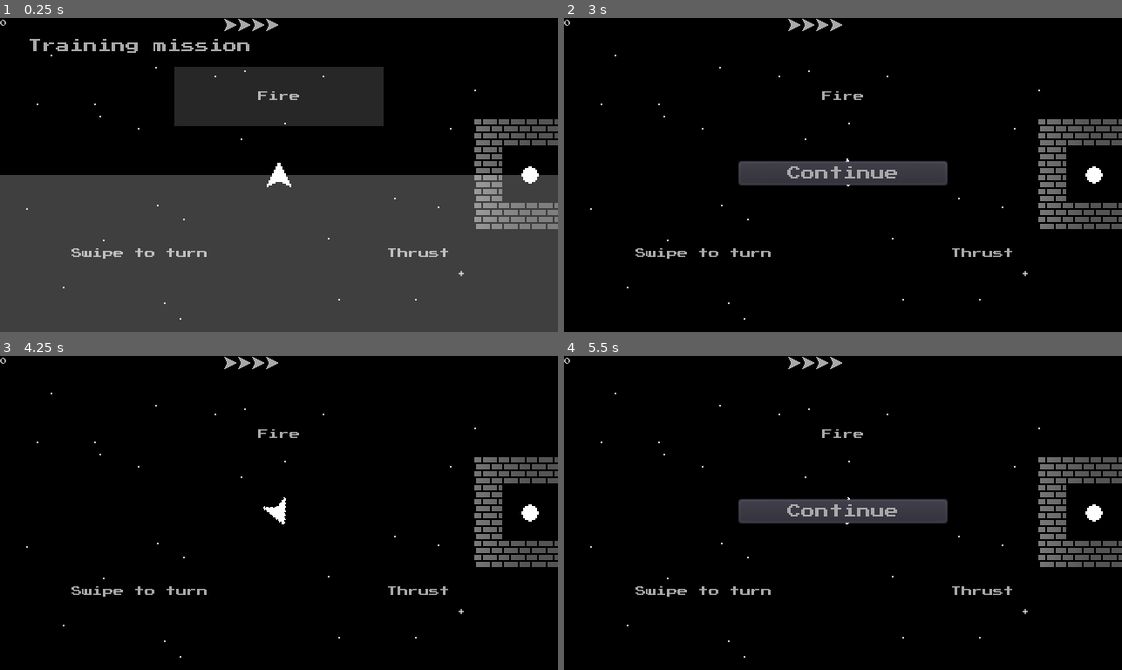
Above: before the commit, frames 1-4 (two rows, left to right).
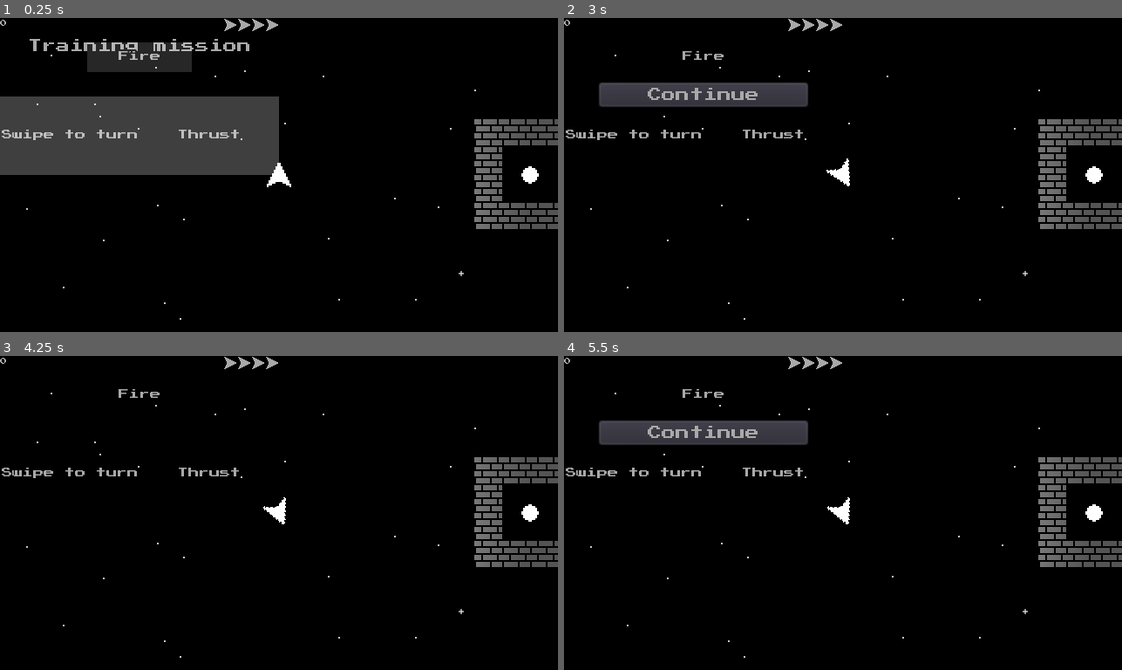
Above: after the commit, the same moments.

Repository: gerald1248/hollows-ng
Game: Godot game, scene res://scenes/main.tscn
Two runs of this game, one before a commit and one after it. Both use one fixed random seed, a clock stepped at 60 frames per second and the inputs below. This scene is started directly instead of the project's main scene.
Inputs (mouse positions are in pixels of both pictures, inside the frame that each line leads up to):
- Up to frame 1 (0.25 s): no input
- Up to frame 2 (3 s): move the mouse to (965, 159) at 0.52 s; hold Right (ui_right) 0.53-1.25 s; hold P 0.53-1.25 s; click (965, 159) at 0.67 s; tap Space at 0.77 s; click "Continue" at 1.25 s; tap Enter at 2 s; drag from (731, 190) to (1055, 134) at 2.02 s; move the mouse to (898, 105) at 2.77 s; hold Right (ui_right) from 2.78 s (still down); hold P from 2.78 s (still down)
- Up to frame 3 (4.25 s): release Right (ui_right) at 3.5 s; release P at 3.5 s; click "Continue" at 3.5 s
- Up to frame 4 (5.5 s): tap Space at 4.25, 5.27 s; drag from (815, 575) to (1077, 472) at 4.27 s; tap Enter at 5 s; move the mouse to (1010, 560) at 5.02 s; hold Left (ui_left) from 5.03 s (still down); hold P from 5.03 s (still down)

The runs differ from the first frame. In frame 1, 67% of the frame differs, in the area x 0-100%, y 7-100%; in frame 2, 6.7%; in frame 3, 0.9%; in frame 4, 6.7%.

Commit message:
fixed layout for iPad

Diff:
--- a/scenes/splash.tscn
+++ b/scenes/splash.tscn
@@ -1,11 +1,12 @@
-[gd_scene load_steps=13 format=2]
+[gd_scene load_steps=14 format=2]
 
 [ext_resource path="res://scripts/splash.gd" type="Script" id=1]
 [ext_resource path="res://fonts/PressStart2P.ttf" type="DynamicFontData" id=2]
 [ext_resource path="res://scripts/title.gd" type="Script" id=3]
 [ext_resource path="res://sprites/ship.png" type="Texture" id=4]
-[ext_resource path="res://sprites/weight.png" type="Texture" id=5]
-[ext_resource path="res://sprites/starfield512x512.png" type="Texture" id=6]
+[ext_resource path="res://sprites/light.png" type="Texture" id=5]
+[ext_resource path="res://sprites/weight.png" type="Texture" id=6]
+[ext_resource path="res://sprites/starfield512x512.png" type="Texture" id=7]
 
 [sub_resource type="DynamicFont" id=1]
 font_data = ExtResource( 2 )
@@ -71,8 +72,12 @@
 texture = ExtResource( 4 )
 vframes = 2
 
+[node name="Light2D" type="Light2D" parent="vbox/hbox_player/player"]
+texture = ExtResource( 5 )
+texture_scale = 0.13
+
 [node name="weight" type="Sprite" parent="vbox/hbox_player"]
-texture = ExtResource( 5 )
+texture = ExtResource( 6 )
 vframes = 2
 
 [node name="hbox_start" type="HBoxContainer" parent="vbox"]
@@ -85,7 +90,7 @@
 margin_left = 115.0
 margin_right = 205.0
 margin_bottom = 14.0
-rect_min_size = Vector2( 90, 0 )
+rect_min_size = Vector2( 90, 14 )
 custom_fonts/font = SubResource( 2 )
 custom_colors/font_color = Color( 0.666667, 0.666667, 0.666667, 1 )
 text = "Start"
@@ -101,7 +106,7 @@
 margin_left = 15.0
 margin_right = 105.0
 margin_bottom = 12.0
-rect_min_size = Vector2( 90, 0 )
+rect_min_size = Vector2( 90, 12 )
 custom_fonts/font = SubResource( 3 )
 custom_colors/font_color = Color( 0.666667, 0.666667, 0.666667, 1 )
 text = "FX ON"
@@ -119,7 +124,7 @@
 margin_left = 215.0
 margin_right = 305.0
 margin_bottom = 12.0
-rect_min_size = Vector2( 90, 0 )
+rect_min_size = Vector2( 90, 12 )
 custom_fonts/font = SubResource( 5 )
 custom_colors/font_color = Color( 0.666667, 0.666667, 0.666667, 1 )
 text = "Skip training"
--- a/scripts/global.gd
+++ b/scripts/global.gd
@@ -11,11 +11,29 @@
 var music = false
 var score = 0
 var highscore = 0
+var safe_area
+var safe_area_position
+var safe_area_size
 var viewport_size
+var is_ipad
 
 func _ready():
 	load_config()
 	set_music(music)
+	safe_area = OS.get_window_safe_area()
+	safe_area_position = Vector2(safe_area.position.x/4, safe_area.position.y/4)
+	safe_area_size = Vector2(safe_area.size.x/4, safe_area.size.y/4)
+	viewport_size = Vector2(OS.window_size.x/4, OS.window_size.y/4)
+
+	# iPad requires an exception for custom drawing
+	# TODO: check if later versions report OS name as iPad OS?
+	is_ipad = OS.get_name() == "iOS" && viewport_size.x/viewport_size.y < 1.34
+
+	# adjust for devices with base width * 1.5 and up
+	# always apply on iOS
+	if viewport_size.x > 480 || OS.get_name() == "iOS":
+		safe_area_size = Vector2(320, 180)
+		viewport_size = Vector2(320 + safe_area_position.x, 240 if is_ipad else 180)
 
 func load_config():
 	var file = File.new()
--- a/scripts/hud.gd
+++ b/scripts/hud.gd
@@ -25,37 +25,44 @@
 		get_node("training-thrust-rect").show()
 		get_node("training-animation").play("training")
 
-	var area = OS.get_window_safe_area()
-	$vbox.rect_position = Vector2(area.position.x/4, area.position.y/4)
-	$vbox.rect_size = Vector2(area.size.x/4, area.size.y/4)
+	$vbox.rect_position = global.safe_area_position
+	$vbox.rect_size = global.safe_area_size
 
 func layout(viewport):
-	pass
-#	$alert.rect_size.x = viewport.x
-#	$player01.transform.origin.x = viewport.x - 4
-#	$player02.transform.origin.x = viewport.x - 12
-#	$player03.transform.origin.x = viewport.x - 20
-#	$player04.transform.origin.x = viewport.x - 28
-#	$"training-fire".rect_size.x = viewport.x
-#	$"training-turn".rect_size.x = viewport.x / 2
-#	$"training-thrust".margin_left = viewport.x / 2
-#	$"training-thrust".rect_size.x = viewport.x / 2
-#	$"training-fire-rect".rect_size.x = viewport.x
-#	$"training-fire-rect".rect_pivot_offset.x = viewport.x/2
-#	$"training-fire-rect".rect_pivot_offset.y = viewport.y/4
-#	$"training-turn-rect".rect_size.x = viewport.x/2
-#	$"training-turn-rect".rect_position.y = viewport.y/2
-#	$"training-turn-rect".rect_pivot_offset.x = viewport.x/4
-#	$"training-turn-rect".rect_pivot_offset.y = viewport.y/4
-#	$"training-thrust-rect".rect_size.x = viewport.x/2
-#	$"training-thrust-rect".rect_position.x = viewport.x/2
-#	$"training-thrust-rect".rect_position.y = viewport.y/2
-#	$"training-thrust-rect".rect_pivot_offset.x = viewport.x/4
-#	$"training-thrust-rect".rect_pivot_offset.y = viewport.y/4
-#	$credits.rect_position.y = viewport.y/2 + 20
-#	$credits.rect_size.x = viewport.x
-#	$"continue-container".rect_position.x = viewport.x/2 - 60
-#	$"continue-container".rect_position.y = viewport.y/2 - 8
+	$"training-fire".rect_size.x = viewport.x
+	$"training-fire".rect_size.y = viewport.y/2
+
+	$"training-turn".rect_size.x = viewport.x/2
+	$"training-turn".rect_size.y = viewport.y/2
+	$"training-turn".rect_position.y = viewport.y/2
+
+	$"training-thrust".rect_size.x = viewport.x/2
+	$"training-thrust".rect_size.y = viewport.y/2
+	$"training-thrust".rect_position.x = viewport.x/2
+	$"training-thrust".rect_position.y = viewport.y/2
+
+	$"training-fire-rect".rect_size.x = viewport.x
+	$"training-fire-rect".rect_size.y = viewport.y/2
+	$"training-fire-rect".rect_pivot_offset.x = viewport.x/2
+	$"training-fire-rect".rect_pivot_offset.y = viewport.y/4
+
+	$"training-turn-rect".rect_size.x = viewport.x/2
+	$"training-turn-rect".rect_size.y = viewport.y/2
+	$"training-turn-rect".rect_position.y = viewport.y/2
+	$"training-turn-rect".rect_pivot_offset.x = viewport.x/4
+	$"training-turn-rect".rect_pivot_offset.y = viewport.y/4
+
+	$"training-thrust-rect".rect_size.x = viewport.x/2
+	$"training-thrust-rect".rect_size.y = viewport.y/2
+	$"training-thrust-rect".rect_position.x = viewport.x/2
+	$"training-thrust-rect".rect_position.y = viewport.y/2
+	$"training-thrust-rect".rect_pivot_offset.x = viewport.x/4
+	$"training-thrust-rect".rect_pivot_offset.y = viewport.y/4
+
+	$credits.rect_position.y = viewport.y/2 + 16
+	$credits.rect_size.x = viewport.x
+	$"continue-container".rect_position.x = viewport.x/2 - 60
+	$"continue-container".rect_position.y = viewport.y/2 - 8
 
 func alert(s):
 	alertCount = 100
--- a/scripts/splash.gd
+++ b/scripts/splash.gd
@@ -14,8 +14,6 @@
 	fx_button = get_node("vbox").get_node("hbox_controls").get_node("fx_button")
 	music_button = get_node("vbox").get_node("hbox_controls").get_node("music_button")
 	update_button_labels()
-	viewportSize = Vector2(get_parent().size.x/4, get_parent().size.y/4)
-	global.set_viewport_size(viewportSize)
 	rng.randomize()
 	var rand = rng.randf_range(0.0, 1.0)
 
@@ -30,11 +28,13 @@
 	if global.highscore > 0:
 		var footer = get_node("/root/splash/vbox/hbox_footer/footer")
 		footer.set_text(String("High score %d" % global.highscore))
-		footer.rect_size.x = viewportSize.x
+		footer.rect_size.x = global.viewport_size.x
 
 func _draw():
-	var yAdjust = Vector2(0.0, player_box.rect_position.y)
-	draw_line(player.position + yAdjust, weight.position + yAdjust, Color.white, 1.2, false)
+	# iPad _only_ requires a y-adjustment to the line drawn
+	# 30 seems to be a workable offset
+	var y_adjust = Vector2(0.0, 30.0) if global.is_ipad else Vector2()
+	draw_line(player.get_global_position() + y_adjust, weight.get_global_position() + y_adjust, Color.white, 1.2, false)
 
 func update_button_labels():
 	fx_button.text = "FX ON" if global.fx else "FX OFF"
Not shown, changed: export_presets.cfg
Not shown: 1 places in scenes/splash.tscn that only renumber resources
